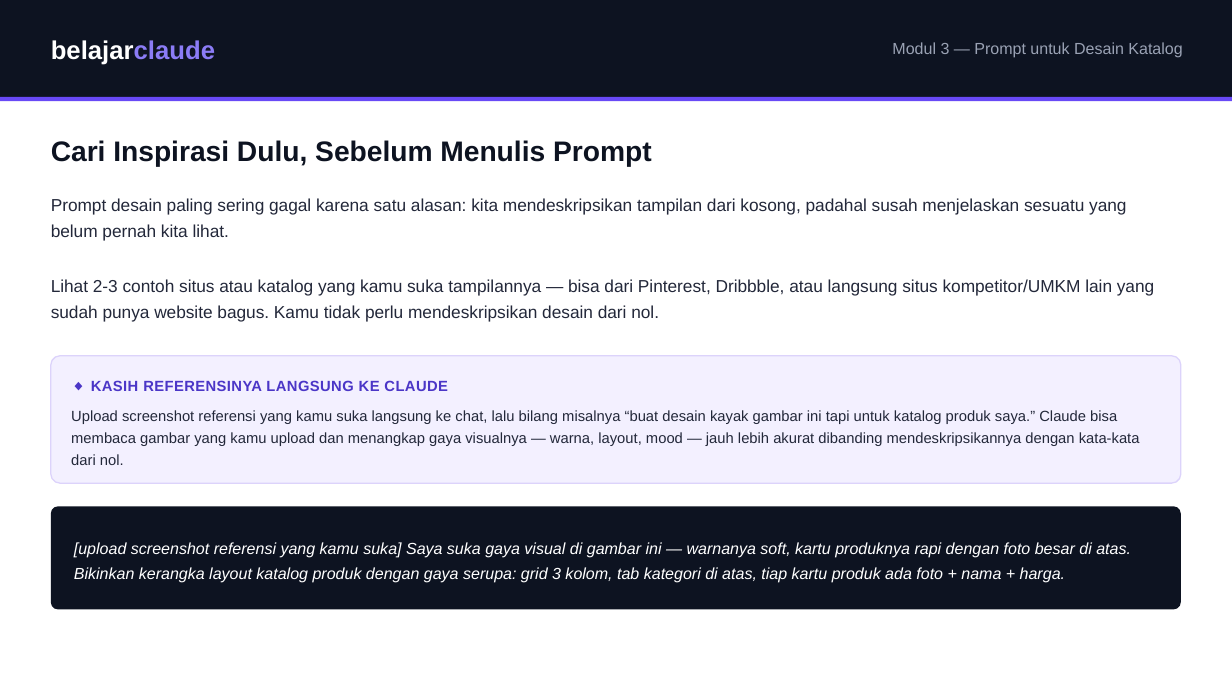
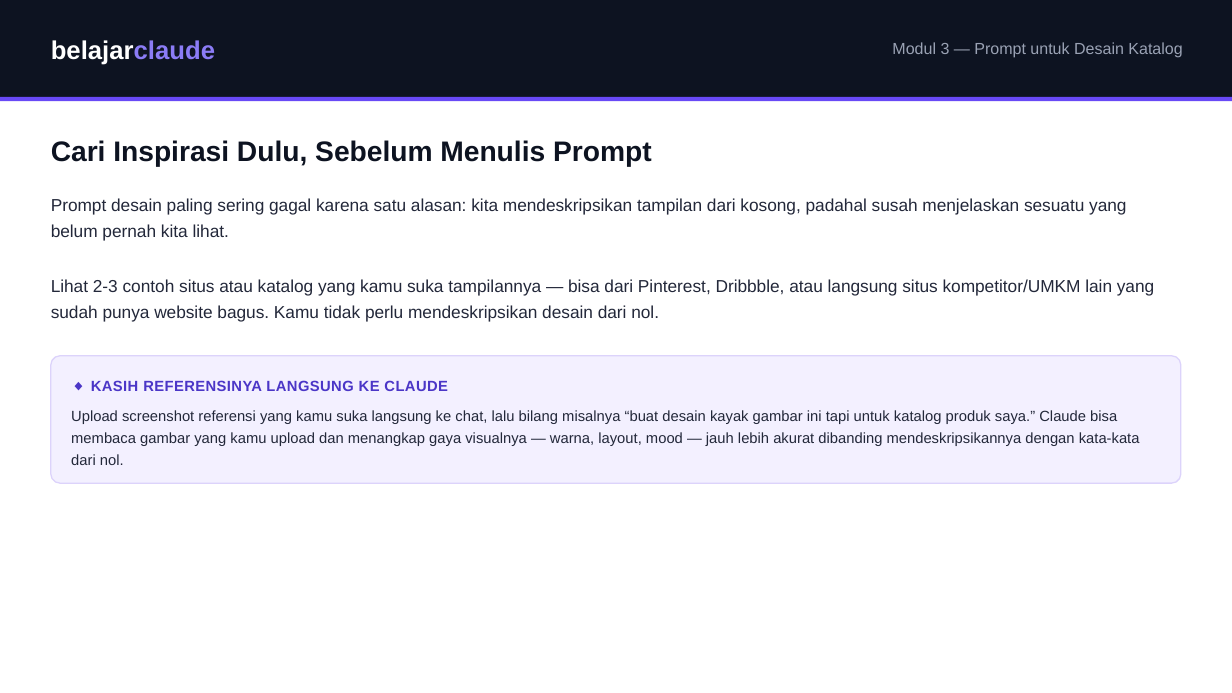
Before and after one commit to juliautomo/belajar-claude, a slide deck: slide 2 of Bikin-Website/M03-Prompt-untuk-Desain-Katalog/BW-M03-Prompt-untuk-Desain-Katalog.pptx. Drawn at 1232x693 pixels with LibreOffice and Linux fonts; fonts in the diff are those of the drawing. Boxes give left, top, right and bottom in pixels: in the first picture for what was removed or moved away, otherwise in the second. Text is boxed around its words. In the diff, an @@ line names an element or a change of style, - is before the commit and + after.

```diff
--- a/Bikin-Website/M03-Prompt-untuk-Desain-Katalog/BW-M03-Prompt-untuk-Desain-Katalog.pptx
+++ b/Bikin-Website/M03-Prompt-untuk-Desain-Katalog/BW-M03-Prompt-untuk-Desain-Katalog.pptx
@@ rounded rectangle removed at (x1=51, y1=506, x2=1181, y2=610) @@
@@ text removed at (x1=74, y1=542, x2=1131, y2=583) @@
-[upload screenshot referensi yang kamu suka] Saya suka gaya visual di gambar ini — warnanya soft, kartu produknya rapi dengan foto besar di atas. Bikinkan kerangka layout katalog produk dengan gaya serupa: grid 3 kolom, tab kategori di atas, tiap kartu produk ada foto + nama + harga.
```
Also in this commit, not shown: 1 other slide changed, 2 other files.
